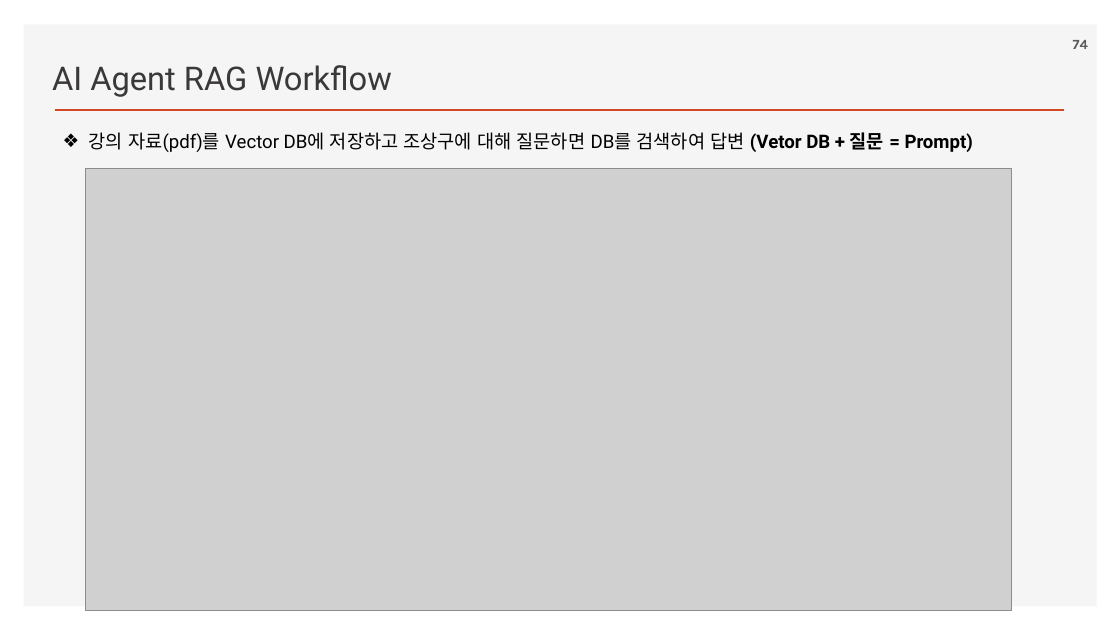
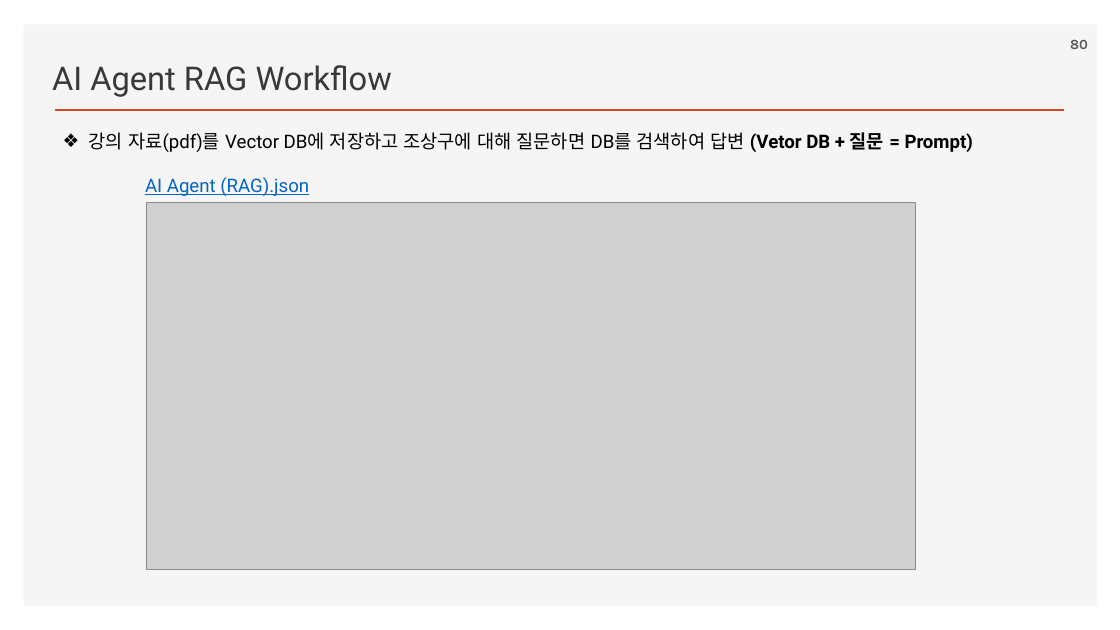
Before and after one commit to ancestor9/2026_Fall_AI-Workflow, a slide deck: slide 80 of PPTs/04_AI Workflow_n8n.pptx (slide 74 before the commit). Drawn at 1120x630 pixels with LibreOffice and Linux fonts; fonts in the diff are those of the drawing; grey boxes stand for pictures; background and template pictures are left out. Boxes give left, top, right and bottom in pixels: in the first picture for what was removed or moved away, otherwise in the second. Text is boxed around its words. In the diff, an @@ line names an element or a change of style, - is before the commit and + after.

```diff
--- a/PPTs/04_AI Workflow_n8n.pptx
+++ b/PPTs/04_AI Workflow_n8n.pptx
@@ page number at (1070, 40, 1088, 49): text changed @@
-74
+80
@@ text added at (145, 177, 309, 196), 16 pt, text #0563C1, underline @@
+AI Agent (RAG).json
@@ picture: place and size @@
-picture at (86, 168, 1012, 611)
+picture at (146, 202, 916, 571)
```
Also in this commit, not shown: 4 other slides changed, 9 slides added.
